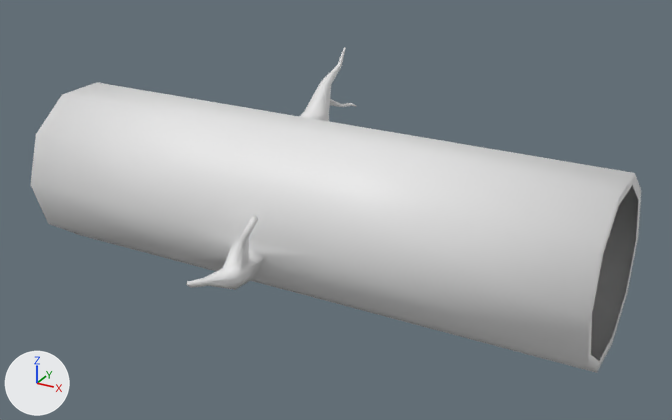
The FBX model Assets/Art/Mocap assets Madison/Assets/Log with branches.fbx as it was, and as the next commit left it.
Both versions are drawn from a camera (50 mm lens) standing at (4.67, -7.76, 4.62) and looking at (0.51, -0.19, 0.84). The axes (+X, +Y, +Z) are drawn at lower left. The lights are the same throughout. Where no turn or scale is listed for an object, it has been applied to the vertices.

Script lines for the objects in view, before the commit:
```python
me_cylinder_005 = bpy.data.meshes.new('Cylinder.005')
me_cylinder_005.from_pydata(...)  # 180 vertices, 168 faces; spans x -2.94..3.31, y -1.75..1.25, z -0.14..2.17
me_cylinder_005.materials.append(mat_tt_checker_512x512_uv_grid)  # its picture is missing
ob_log_with_branch = bpy.data.objects.new('Log with branch', me_cylinder_005)
ob_log_with_branch.location = (-0.019, -0.057, -0.029)
```
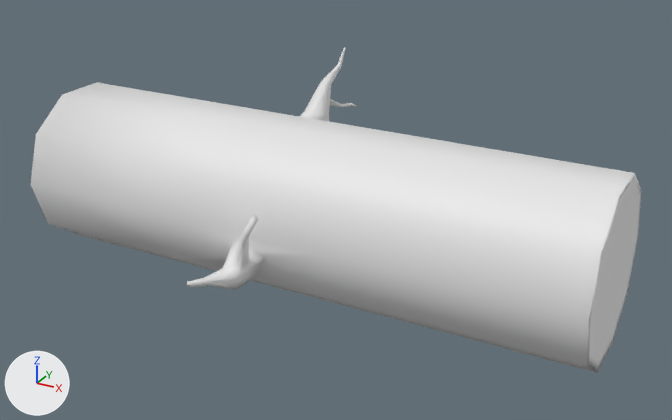
Commit message: first log fix

Pixel boxes (x1, y1, x2, y2) of what changed, in the pictures (672 x 420 px):
part 1 of me_cylinder_005, added: after (591, 185, 639, 361)

What changed in the scene script:
```text
Change me_cylinder_005:
    used by ob_log_with_branch; location = (-0.019, -0.057, -0.029)
    remove me_cylinder_005.from_pydata(...)  # 180 vertices, 168 faces; spans x -2.94..3.31, y -1.75..1.25, z -0.14..2.17
    add me_cylinder_005.from_pydata(...)  # 204 vertices, 194 faces; spans x -2.94..3.31, y -1.75..1.25, z -0.14..2.17
    me_cylinder_005 part 1
    24 vertices are added at x -2.94..3.31, y -0.61..0.66, z 0.13..1.37
    26 new faces join them
```
